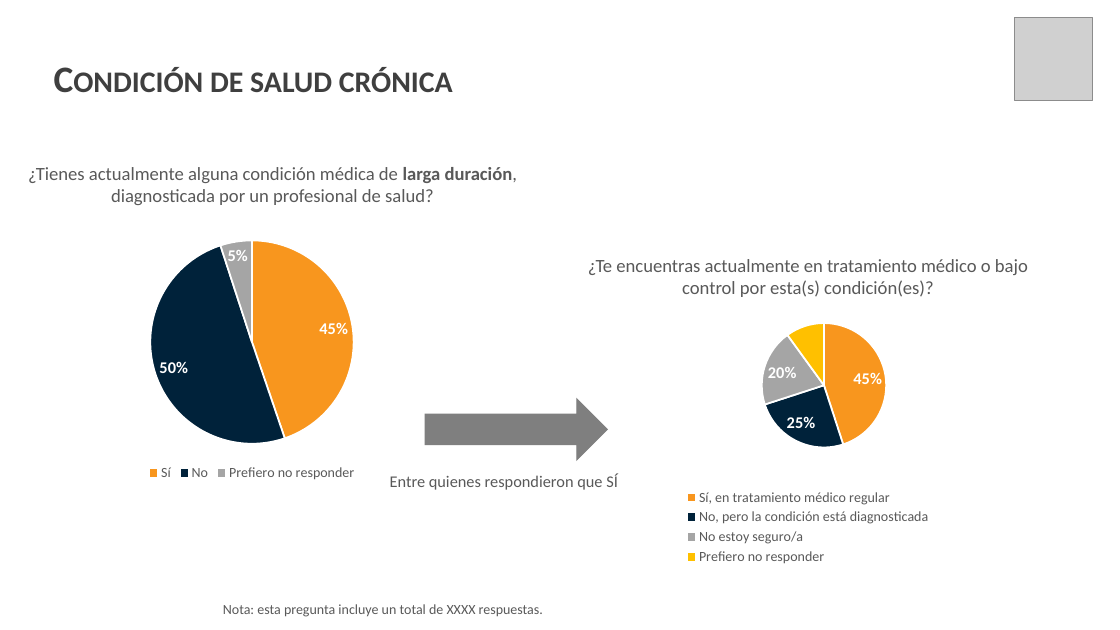
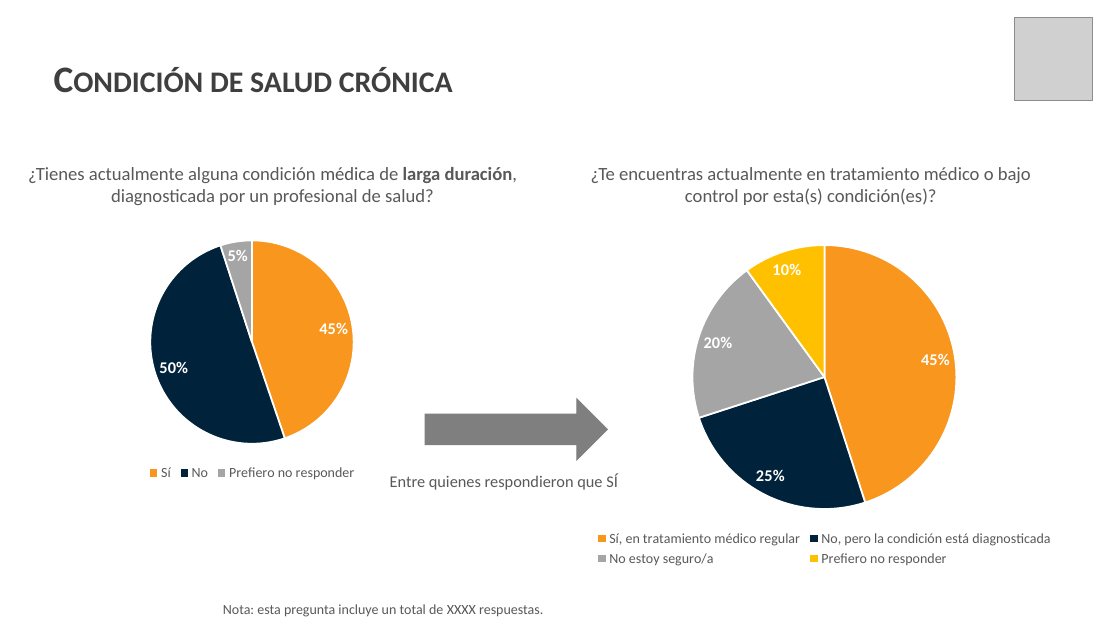
Before and after one commit to SebaValenzuela/RBDUOC2025, a slide deck: slide 22 of reports/templates/template-prueba.pptx. Drawn at 1120x630 pixels with LibreOffice and Linux fonts; fonts in the diff are those of the drawing; grey boxes stand for pictures; background and template pictures are left out. Boxes give left, top, right and bottom in pixels: in the first picture for what was removed or moved away, otherwise in the second. Text is boxed around its words. In the diff, an @@ line names an element or a change of style, - is before the commit and + after.

```diff
--- a/reports/templates/template-prueba.pptx
+++ b/reports/templates/template-prueba.pptx
@@ text "¿Tienes actualmente alguna condición médica ..." at [28, 167, 517, 205]: text colour #595959 to #525252 in "médica" @@
@@ text "¿Te encuentras actualmente en tratamiento ...": place and size @@
-text "¿Te encuentras actualmente en tratamiento ..." at [588, 259, 1028, 297]
+text "¿Te encuentras actualmente en tratamiento ..." at [591, 167, 1031, 205]
@@ pie chart: place and size @@
-pie chart at [556, 288, 1060, 569]
+pie chart at [556, 212, 1093, 570]
@@ text "Nota: esta pregunta incluye un ..." at [223, 604, 543, 617]: text colour #595959 to #525252 in "XXXX" @@
```
Also in this commit, not shown: 13 other slides changed, 12 other files.
